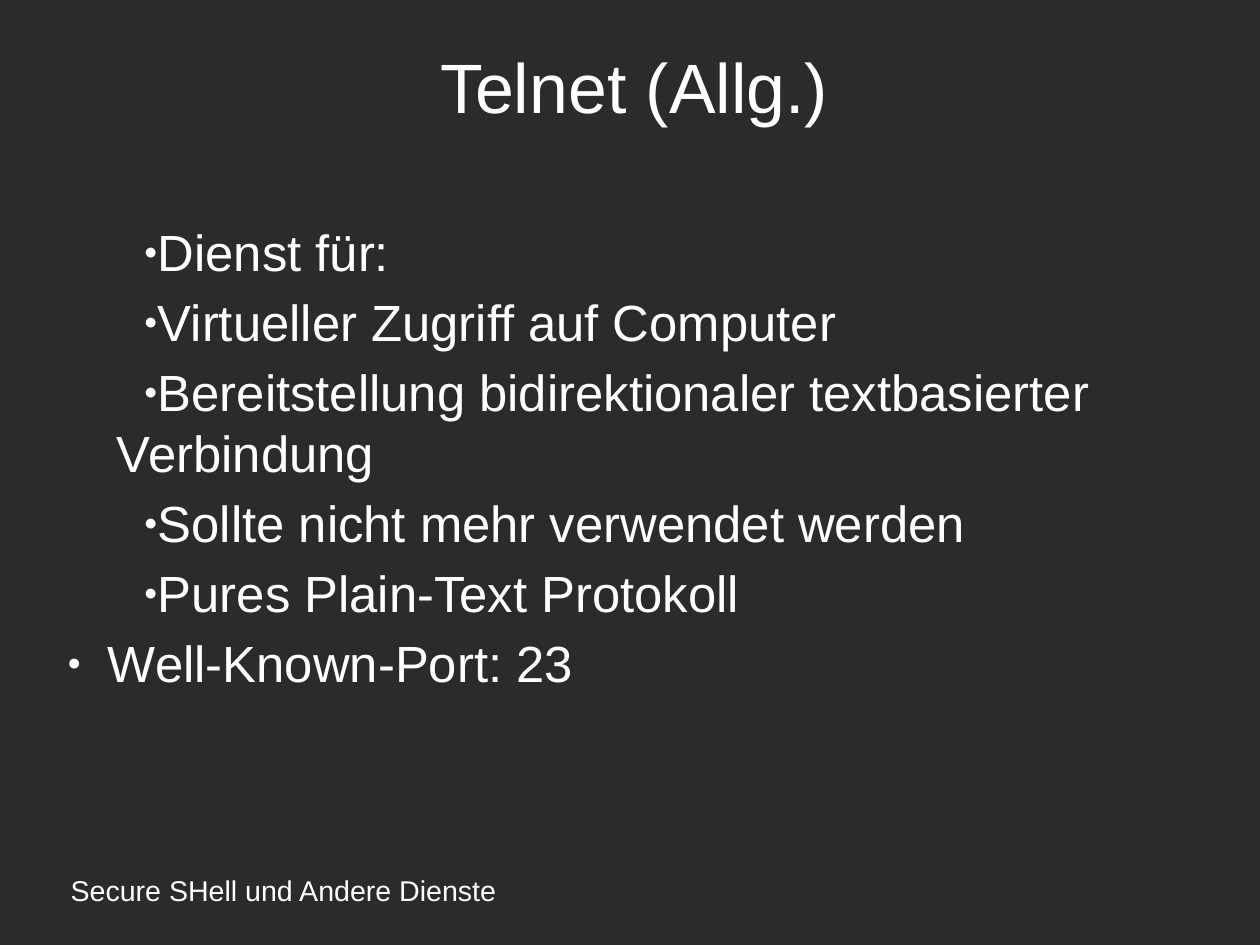
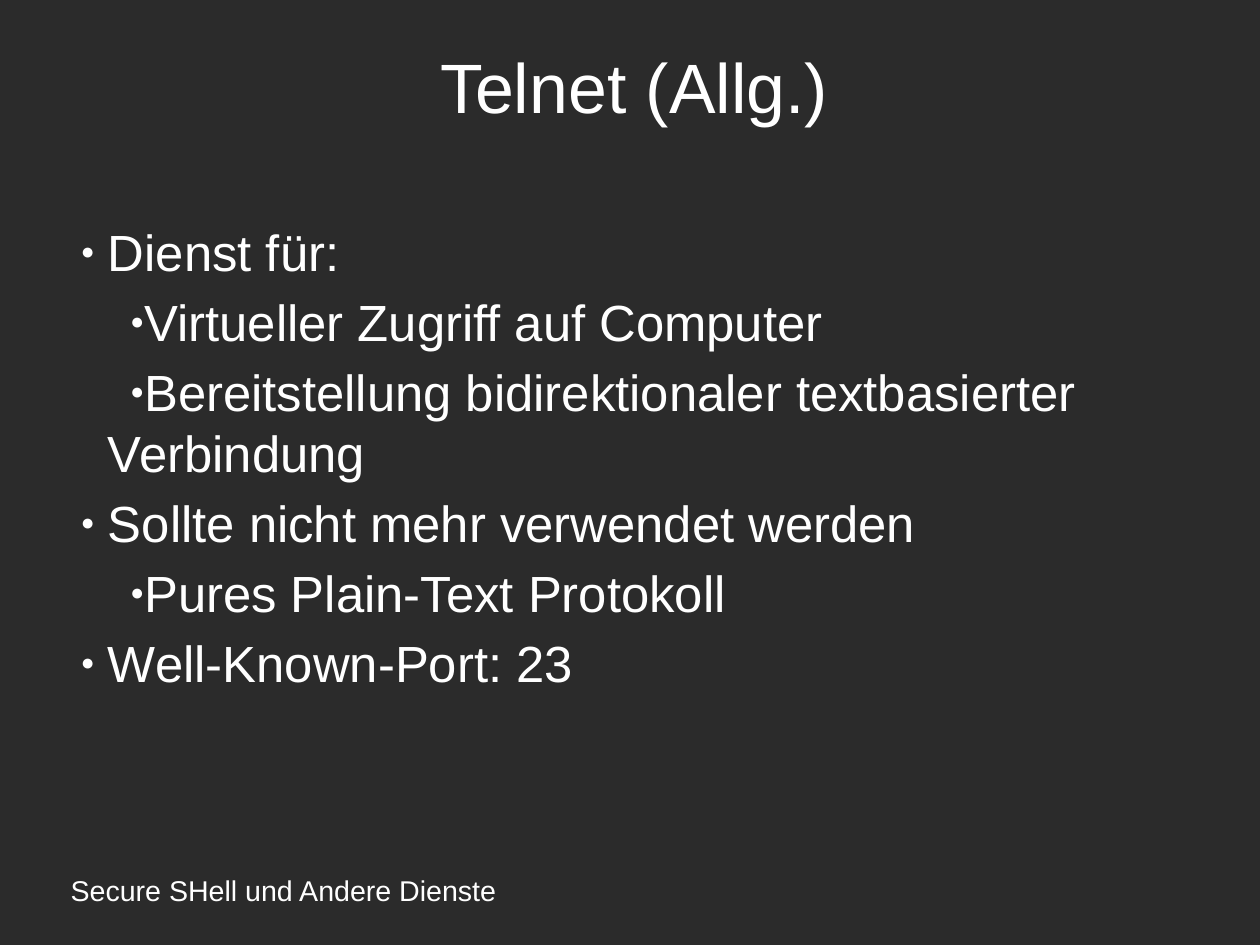
Before and after one commit to amlispolska/SSH-Projekt, a slide deck: slide 5 of ssh-presentation.odp. Drawn at 1260x945 pixels with LibreOffice and Linux fonts; fonts in the diff are those of the drawing; background and template pictures are left out; a plain dark background stands for a picture behind light text. Boxes give left, top, right and bottom in pixels: in the first picture for what was removed or moved away, otherwise in the second. Text is boxed around its words. In the diff, an @@ line names an element or a change of style, - is before the commit and + after.

```diff
--- a/ssh-presentation.odp
+++ b/ssh-presentation.odp
@@ subtitle at (x1=108, y1=234, x2=1075, y2=613): list level 2 to 1 in "Dienst für:"; indent changed; list level 2 to 1 in "Sollte nicht mehr verwendet werden" @@
```
Also in this commit, not shown: 9 other slides changed.
